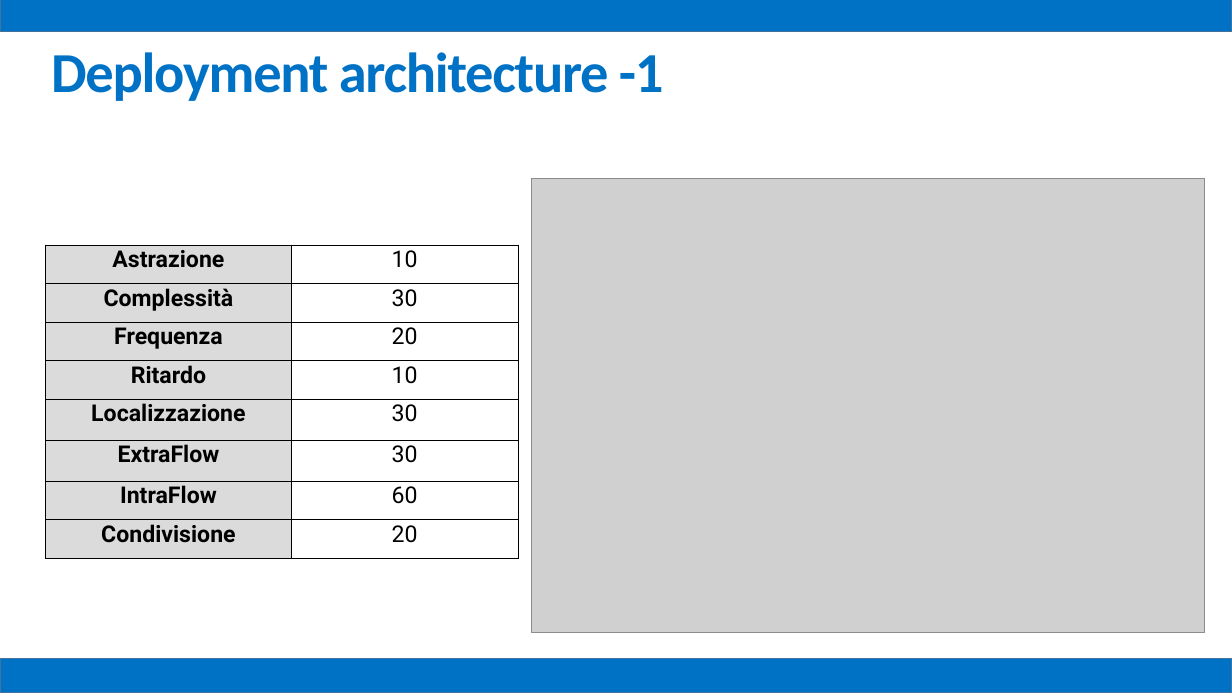
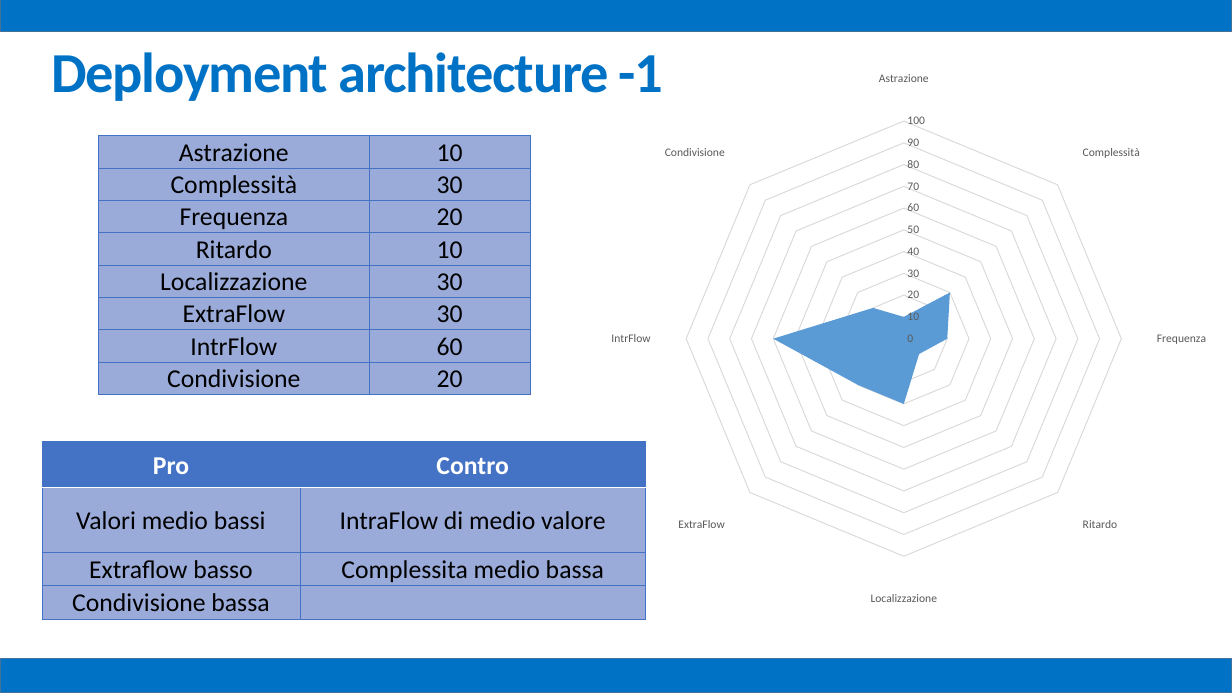
Before and after one commit to mz1991/ProgettoFebbraio2015, a slide deck: slide 34 of Febbraio 2015.pptx. Drawn at 1232x693 pixels with LibreOffice and Linux fonts; fonts in the diff are those of the drawing; grey boxes stand for pictures. Boxes give left, top, right and bottom in pixels: in the first picture for what was removed or moved away, otherwise in the second. Text is boxed around its words. In the diff, an @@ line names an element or a change of style, - is before the commit and + after.

```diff
--- a/Febbraio 2015.pptx
+++ b/Febbraio 2015.pptx
@@ radar filled chart added at (459,61,1232,616) @@
+categories: Astrazione, Complessità, Frequenza, Ritardo, Localizzazione, ExtraFlow, IntrFlow, Condivisione
+Series 1: 10, 30, 20, 10, 30, 30, 60, 20
@@ table at (98,136,530,395) @@
-row 7, column 1: IntraFlow
+row 7, column 1: IntrFlow
@@ fill #DBDBDB to none in 8 cells @@
@@ size 18 to 20 pt, font Roboto to Calibri @@
@@ bold off in "Astrazione", "Complessità", "Frequenza", "Ritardo" and 3 more places @@
@@ borders changed @@
@@ table: place and size @@
-table at (45,245,518,558)
+table at (98,136,530,395)
@@ picture removed at (531,178,1204,632) @@
@@ table added at (42,442,645,619), 4 rows, 2 columns @@
+Pro | Contro
+Valori medio bassi | IntraFlow di medio valore
+Extraflow basso | Complessita medio bassa
+Condivisione bassa | 
```
Also in this commit, not shown: 25 other slides changed, 19 slides added.
